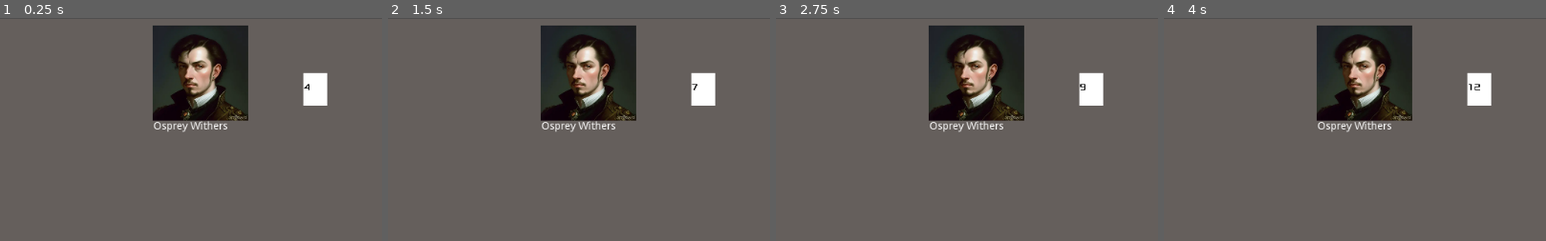
Above: before the commit, frames 1-4 (left to right).
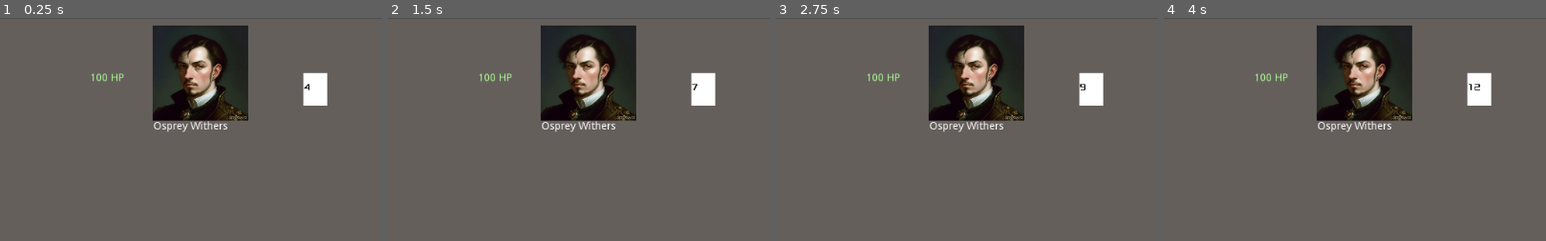
Above: after the commit, the same moments.

Repository: Multi-User-Domain/Realm
Game: Godot game, scene res://Main.tscn
Two runs of this game, one before a commit and one after it. Both use one fixed random seed, a clock stepped at 60 frames per second and the inputs below.
Inputs (mouse positions are % of the whole screen's width and height, from its top left):
- Up to frame 1 (0.25 s): no input
- Up to frame 2 (1.5 s): tap Enter (ui_accept) at 0.5, 0.77, 1.25 s; move the mouse to (72, 45) at 0.52 s; hold Right (ui_right) 0.53-1.28 s; click (72, 45) at 0.67 s; move the mouse to (30, 55) at 1.27 s; hold Left (ui_left) from 1.28 s (still down)
- Up to frame 3 (2.75 s): tap Enter (ui_accept) at 1.52, 2 s; move the mouse to (60, 28) at 2.02 s; release Left (ui_left) at 2.03 s; hold Right (ui_right) from 2.03 s (still down)
- Up to frame 4 (4 s): tap Enter (ui_accept) at 2.75, 3.02, 3.5, 3.77 s; move the mouse to (45, 70) at 2.77 s; click (45, 70) at 2.92 s; move the mouse to (80, 65) at 3.52 s; release Right (ui_right) at 3.53 s; hold Left (ui_left) from 3.53 s (still down)
The pictures show only the part of the screen within x 31-81%, y 0-50%; the shares and areas given below are measured in that part.

The runs differ from the first frame. In frame 1, 0.1% of the frame differs, in the area x 24-33%, y 24-29%; in frame 2, 0.1%; in frame 3, 0.1%; in frame 4, 0.1%.
Error in both runs: Invalid get index 'jsonld_store' (on base: 'previously freed instance'). (res://Main.gd:110)

Commit message:
added HP prompt

Diff:
--- /dev/null
+++ b/gui/HealthBar.gd
@@ -0,0 +1,19 @@
+extends Node2D
+
+
+onready var text_content = get_node("TextContent")
+export var max_health := 100
+export var health_value := 100
+
+func set_health(health: int=health_value, max_health:int=max_health):
+	self.health_value = health
+	self.max_health = max_health
+	text_content.set_text(str(health_value) + " HP")
+
+func add_health(health: int):
+	self.health_value = min(health_value + health, max_health)
+	text_content.set_text(str(health_value) + " HP")
+
+func remove_health(health: int):
+	self.health_value = max(health_value - health, 0)
+	text_content.set_text(str(health_value) + " HP")
--- /dev/null
+++ b/gui/HealthBar.tscn
@@ -0,0 +1,11 @@
+[gd_scene load_steps=2 format=2]
+
+[ext_resource path="res://gui/HealthBar.gd" type="Script" id=1]
+
+[node name="HealthBar" type="Node2D"]
+script = ExtResource( 1 )
+
+[node name="TextContent" type="RichTextLabel" parent="."]
+margin_right = 126.0
+margin_bottom = 40.0
+custom_colors/default_color = Color( 0.686275, 1, 0.584314, 1 )
--- a/player/avatar/Avatar.gd
+++ b/player/avatar/Avatar.gd
@@ -3,6 +3,7 @@
 onready var game = get_tree().current_scene
 onready var portrait_sprite = get_node("PortraitSprite")
 onready var name_label = get_node("NameLabel")
+onready var health_bar = get_node("HealthBar")
 # deck prompt is the little card icon indicating how many cards are left in the deck
 onready var deck_prompt = get_node("DeckPrompt")
 onready var card_manager = get_node("CardManager")
@@ -29,6 +30,10 @@
 			"mudcombat:currentP": default_hp
 		}
 
+func _init_health_bar():
+	var health_points = get_rdf_property("mudcombat:hasHealthPoints")
+	health_bar.set_health(health_points["mudcombat:currentP"], health_points["mudcombat:maximumP"])
+
 func _get_deck_configured_on_jsonld():
 	var deck = get_rdf_property("mudcard:hasDeck")
 	if deck != null:
@@ -52,10 +57,13 @@
 	var half_portrait = portrait_size * 0.5
 	# centre along the x axis
 	portrait_sprite.set_position(Vector2(get_viewport_rect().size.x * 0.5, self.position.y) + half_portrait)
+	health_bar.set_position(portrait_sprite.position - Vector2(portrait_size.x + 20, 0))
 	deck_prompt.set_position(portrait_sprite.position + Vector2(portrait_size.x + 10, 0))
 
 	name_label.set_text(get_rdf_property("n:fn"))
 	name_label.set_position(portrait_sprite.position + Vector2(-half_portrait.x + 1, half_portrait.y + 1))
+
+	_init_health_bar()
 
 	card_manager.init_deck(self, _get_deck_configured_on_jsonld())
 
--- a/player/avatar/Avatar.tscn
+++ b/player/avatar/Avatar.tscn
@@ -1,11 +1,14 @@
-[gd_scene load_steps=4 format=2]
+[gd_scene load_steps=5 format=2]
 
 [ext_resource path="res://player/avatar/Avatar.gd" type="Script" id=1]
 [ext_resource path="res://player/avatar/CardManager.gd" type="Script" id=2]
 [ext_resource path="res://obj/card/DeckPrompt.tscn" type="PackedScene" id=3]
+[ext_resource path="res://gui/HealthBar.tscn" type="PackedScene" id=4]
 
 [node name="Avatar" type="Node2D"]
 script = ExtResource( 1 )
+
+[node name="HealthBar" parent="." instance=ExtResource( 4 )]
 
 [node name="NameLabel" type="RichTextLabel" parent="."]
 margin_left = -150.0
